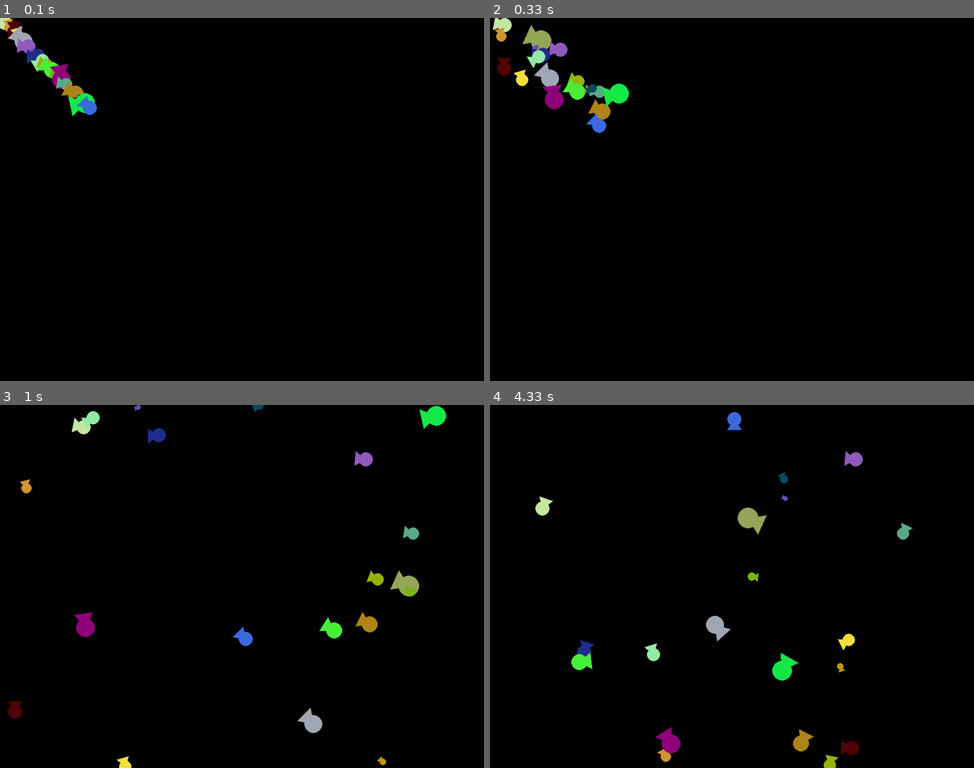
Above: before the commit, frames 1-4 (two rows, left to right).
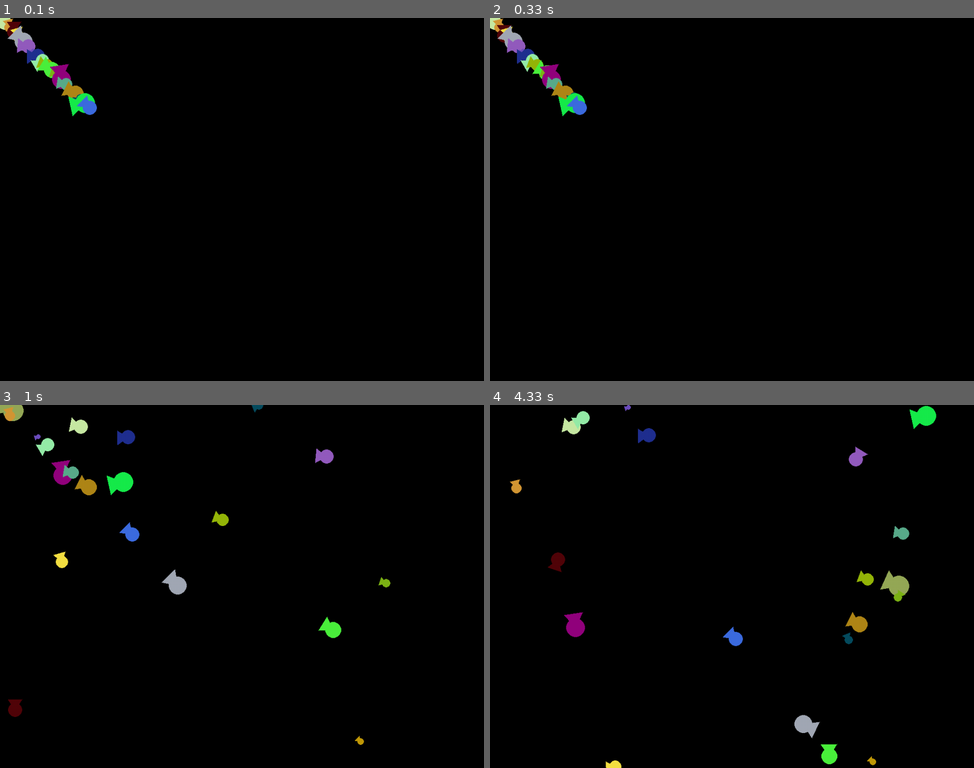
Above: after the commit, the same moments.

Repository: soravux/personalprojects
Game: pygame game, started from aquarium/main.py
Same seed, same stepped clock (60 frames per second), same inputs: the game is played once before the commit and once after it.
Inputs:
- Up to frame 1 (0.1 s): no input
- Up to frame 2 (0.33 s): no input
- Up to frame 3 (1 s): no input
- Up to frame 4 (4.33 s): no input

Frame 1 is identical in both runs. In frame 2, 2.8% of the frame differs, in the area x 0-29%, y 0-32%; in frame 3, 3.8%; in frame 4, 4.3%, in the area x 4-93%, y 0-100%.

Commit message:
Random fish speed.

Diff:
--- a/aquarium/fish.py
+++ b/aquarium/fish.py
@@ -22,11 +22,12 @@
         self.windowRef = theWindow
         self.goalPos = self.currentPos
         self.posTup = tuple()  # a tuple containing the position values
-        self.moveTime = 50  # the time to move in frames
+        self.moveTime = round(random.random() * 120 + 50)  # the time to move in frames
         self.state = PossibleStates.nothing  # defaults to nothing
         self.frameTimer = 0  # number of frame before decision
         self.color = startingColor  # the color in rgb
         self.size = startingSize  # the size in pixels
+        self.wait_time = lambda: random.randint(0, 90)
 
     def chooseNextRandomPos(self):
         worldDimensions = self.worldRef.getScreenSize()
@@ -78,7 +79,7 @@
                 self.currentPos = self.goalPos
                 if self.state != PossibleStates.seeking_food:
                     # if seeking food, no pause
-                    self.frameTimer = random.randint(0, 90)
+                    self.frameTimer = self.wait_time()
                 self.state = PossibleStates.nothing
             else:
                 self.move()
